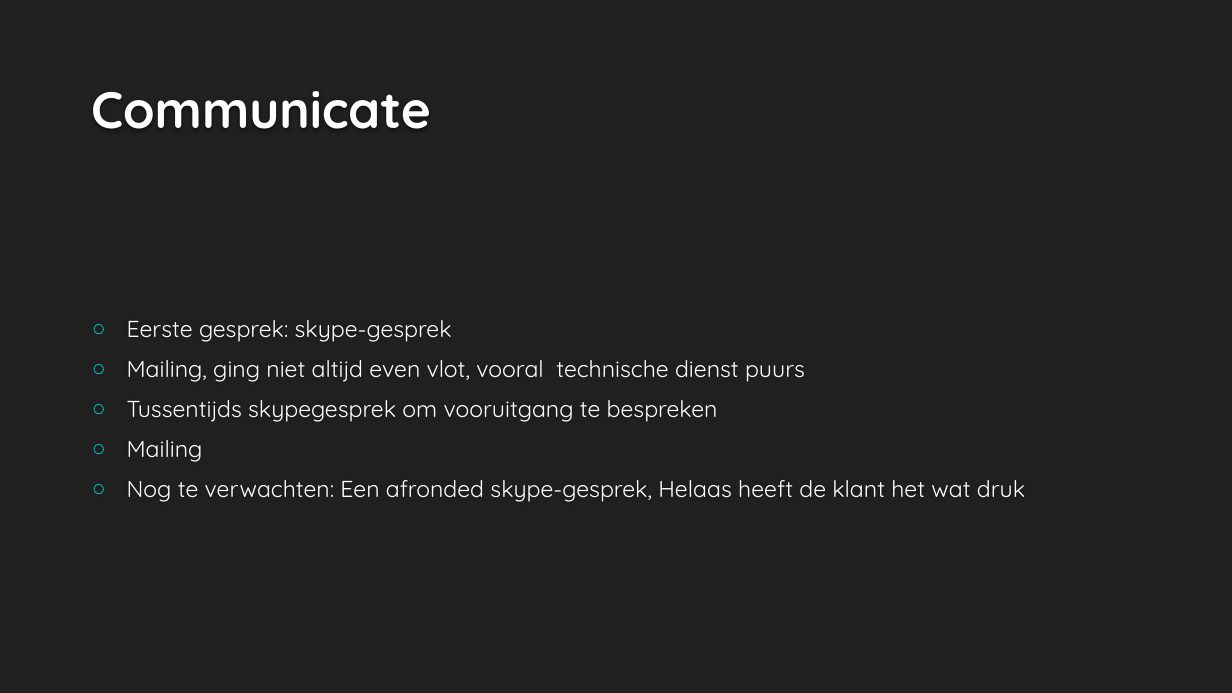
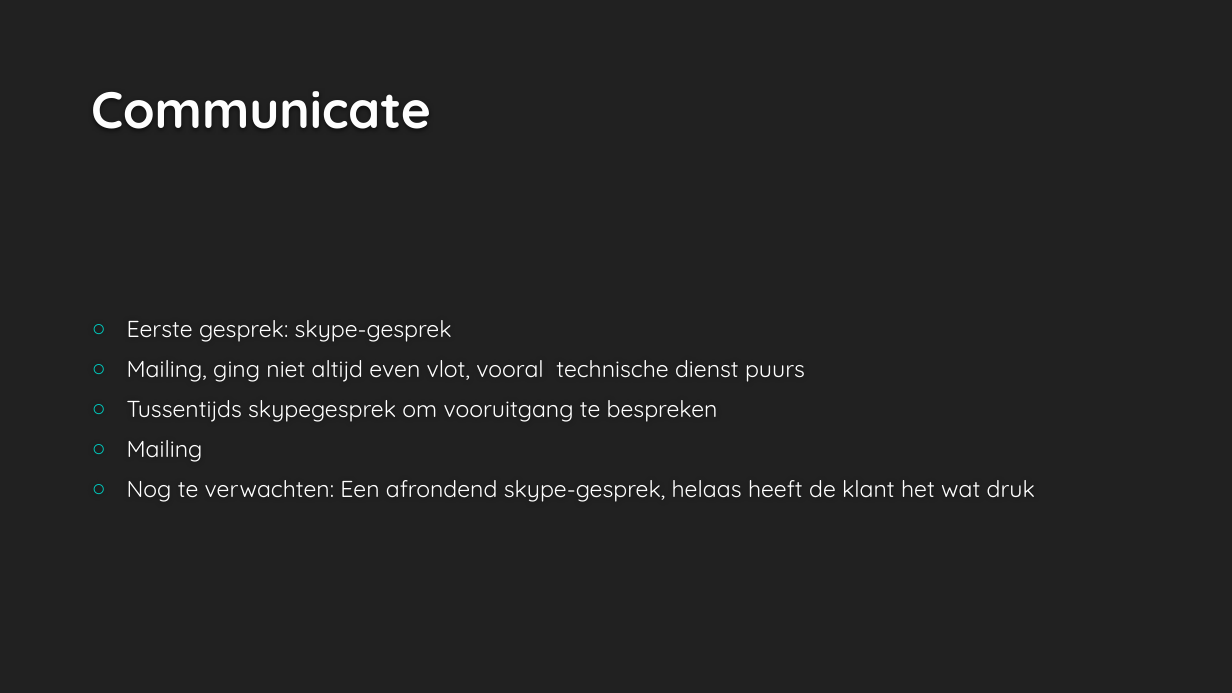
Before and after one commit to Renzie/Verkeersquiz-Puurs, a slide deck: slide 8 of extra/presentatie-Puurs.pptx (slide 7 before the commit). Drawn at 1232x693 pixels with LibreOffice and Linux fonts; fonts in the diff are those of the drawing; background and template pictures are left out. Boxes give left, top, right and bottom in pixels: in the first picture for what was removed or moved away, otherwise in the second. Text is boxed around its words. In the diff, an @@ line names an element or a change of style, - is before the commit and + after.

Commit message:
pwp

```diff
--- a/extra/presentatie-Puurs.pptx
+++ b/extra/presentatie-Puurs.pptx
@@ text at <box>127,480,1035,502</box>: text changed @@
-○ Nog te verwachten: Een afronded skype-gesprek, Helaas heeft de klant het wat druk
+○ Nog te verwachten: Een afrondend skype-gesprek, helaas heeft de klant het wat druk
```
Also in this commit, not shown: 1 slide added.
